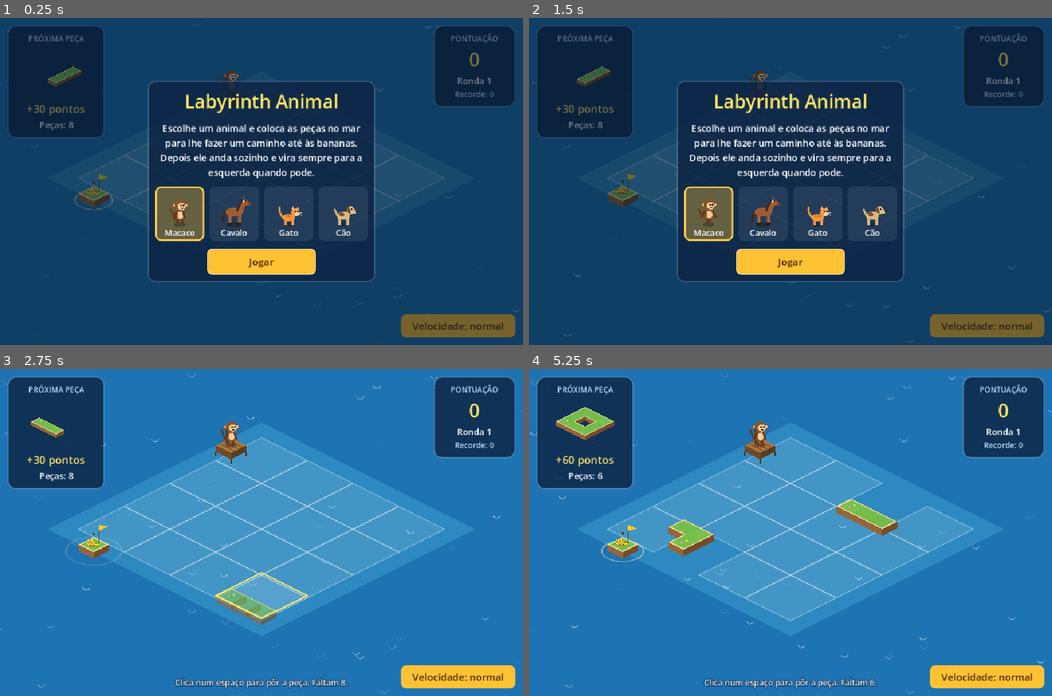
Above: before the commit, frames 1-4 (two rows, left to right).
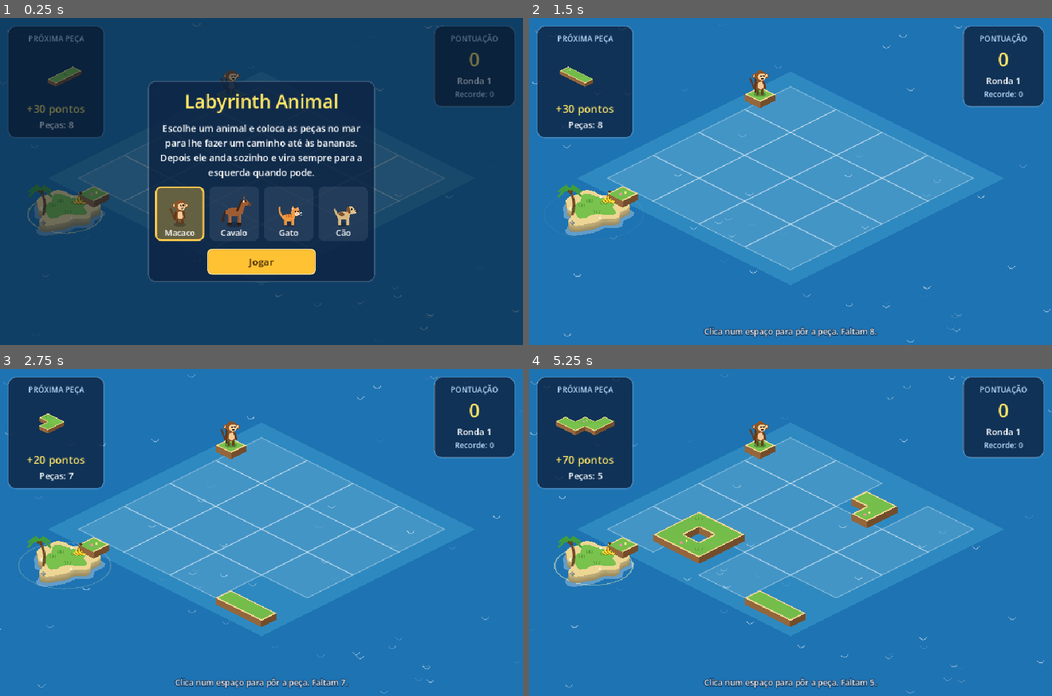
Above: after the commit, the same moments.

Repository: ribeirohugo/godot_games
Game: Godot game, scene res://scenes/main.tscn
Same seed, same stepped clock (60 frames per second), same inputs: the game is played once before the commit and once after it.
Inputs (mouse positions are in pixels of both pictures, inside the frame that each line leads up to):
- Up to frame 1 (0.25 s): no input
- Up to frame 2 (1.5 s): click "Velocidade: normal" (after the commit: "Jogar") at 0.5 s; click (989, 325) at 1.25 s, where only the run before the commit has a clickable "Velocidade: normal"
- Up to frame 3 (2.75 s): click (261, 610) at 2 s, where only the run before the commit has a clickable "Jogar"
- Up to frame 4 (5.25 s): click (989, 676) at 2.75 s, where only the run before the commit has a clickable "Velocidade: normal"; click (989, 676) at 3.5 s, where only the run before the commit has a clickable "Velocidade: rápida"; move the mouse to (905, 516) at 4.27 s; click (905, 516) at 4.42 s; move the mouse to (685, 548) at 5.02 s; click (685, 548) at 5.17 s

The runs differ from the first frame. In frame 1, 3.0% of the frame differs, in the area x 5-99%, y 47-98%; in frame 2, 100%, in the area x 0-100%, y 0-100%; in frame 3, 5.2%; in frame 4, 6.5%.

Commit message:
feat: add `labyrinth-animal` game

Diff:
--- a/labyrinth-animal/project.godot
+++ b/labyrinth-animal/project.godot
@@ -27,5 +27,5 @@
 
 [rendering]
 
+anti_aliasing/quality/msaa_2d=2
 environment/defaults/default_clear_color=Color(0.12, 0.45, 0.7, 1)
-anti_aliasing/quality/msaa_2d=2
--- a/labyrinth-animal/scripts/art.gd
+++ b/labyrinth-animal/scripts/art.gd
@@ -11,8 +11,6 @@
 const SAND := Color(0.93, 0.84, 0.58)
 const DIRT_LEFT := Color(0.58, 0.4, 0.23)
 const DIRT_RIGHT := Color(0.45, 0.3, 0.17)
-const WOOD := Color(0.66, 0.46, 0.26)
-const WOOD_DARK := Color(0.44, 0.29, 0.15)
 
 # Neighbour offsets, indexed by direction: 0 east (+x), 1 south (+y), 2 west (-x), 3 north (-y).
 const DIRS := [Vector2i(1, 0), Vector2i(0, 1), Vector2i(-1, 0), Vector2i(0, -1)]
@@ -71,22 +69,66 @@
 		ci.draw_circle(c + Vector2(5, -2), 1.8, _a(Color(1, 0.95, 0.5), alpha))
 
 
-## Wooden dock block, used for the start.
-static func draw_dock(ci: CanvasItem, c: Vector2) -> void:
-	var t := THICK
-	ci.draw_colored_polygon(PackedVector2Array([
-		c + Vector2(-HW, 0), c + Vector2(0, HH), c + Vector2(0, HH + t), c + Vector2(-HW, t)]), WOOD_DARK)
-	ci.draw_colored_polygon(PackedVector2Array([
-		c + Vector2(0, HH), c + Vector2(HW, 0), c + Vector2(HW, t), c + Vector2(0, HH + t)]), WOOD_DARK.darkened(0.2))
-	ci.draw_colored_polygon(_diamond(c, 1.0), WOOD)
-	for i in range(1, 4):
-		var f := i / 4.0
-		var a := c + Vector2(-HW, 0).lerp(Vector2(0, -HH), f)
-		var b := c + Vector2(0, HH).lerp(Vector2(HW, 0), f)
-		ci.draw_line(a, b, WOOD_DARK, 1.2)
-	# Posts sticking out of the water.
-	for p in [Vector2(-HW, t), Vector2(0, HH + t), Vector2(HW, t)]:
-		ci.draw_line(c + p, c + p + Vector2(0, 8), WOOD_DARK.darkened(0.3), 3.0)
+## Island outline: a wobbly ring of points around `c`. `radius` is in cells, `inward` points
+## back toward the board so the shore there stays full and meets the connector block.
+static func island_outline(c: Vector2, radius: float, inward: Vector2, shape_seed: int, scale: float = 1.0) -> PackedVector2Array:
+	var points := PackedVector2Array()
+	var phase := float(shape_seed % 97) * 0.37
+	var inward_angle := inward.angle()
+	var count := 40
+	for i in count:
+		var a := TAU * i / count
+		var wobble := 0.2 * sin(3.0 * a + phase) + 0.12 * sin(5.0 * a + phase * 1.7) + 0.07 * sin(8.0 * a + phase * 2.3)
+		var near := clampf(1.0 - absf(angle_difference(a, inward_angle)) / 1.0, 0.0, 1.0)
+		var r := lerpf(radius * (1.0 + wobble), radius * 1.08, near) * scale
+		points.append(c + cell_pos(Vector2(cos(a), sin(a)) * r))
+	return points
+
+
+## A natural-looking island: sandy sides, a sand beach and a grassy middle.
+static func draw_island(ci: CanvasItem, c: Vector2, radius: float, inward: Vector2, shape_seed: int) -> void:
+	var outline := island_outline(c, radius, inward, shape_seed)
+	ci.draw_colored_polygon(_shifted(island_outline(c, radius, inward, shape_seed, 1.12), Vector2(0, THICK + 3)),
+		Color(1, 1, 1, 0.3))  # foam
+	for i in range(int(THICK), 0, -2):
+		ci.draw_colored_polygon(_shifted(outline, Vector2(0, i)), SAND.darkened(0.15 + 0.2 * i / THICK))
+	ci.draw_colored_polygon(outline, SAND)
+	var grass := island_outline(c + Vector2(-2, -2), radius * 0.68, inward, shape_seed + 31)
+	ci.draw_colored_polygon(grass, GRASS)
+	for tuft in [Vector2(-22, -4), Vector2(18, -8), Vector2(6, 8), Vector2(-8, -12)]:
+		for i in 3:
+			var x := -4.0 + i * 4.0
+			ci.draw_line(c + tuft + Vector2(x, 2), c + tuft + Vector2(x * 1.4, -4), GRASS_DARK, 1.5)
+	# Shells and a couple of rocks on the beach.
+	var n := outline.size()
+	for k in [5, 17, 29]:
+		var p := c.lerp(outline[(k + shape_seed) % n], 0.85)
+		ci.draw_circle(p, 2.0, Color(1, 0.95, 0.9))
+	for k in [11, 34]:
+		var p := c.lerp(outline[(k + shape_seed) % n], 0.9)
+		ci.draw_circle(p, 4.0, Color(0.55, 0.55, 0.5))
+		ci.draw_circle(p + Vector2(-1, -1.5), 2.5, Color(0.68, 0.68, 0.62))
+
+
+static func draw_palm(ci: CanvasItem, base: Vector2, time: float) -> void:
+	var sway := sin(time * 1.5) * 1.5
+	var top := base + Vector2(-6 + sway, -46)
+	var trunk := PackedVector2Array()
+	for i in 9:
+		var t := i / 8.0
+		trunk.append(base.lerp(top, t) + Vector2(sin(t * PI) * 5.0, 0))
+	ci.draw_polyline(trunk, Color(0.45, 0.3, 0.16), 4.5, true)
+	for i in range(1, 8, 2):
+		var p := trunk[i]
+		ci.draw_line(p + Vector2(-2.5, 0), p + Vector2(2.5, 1), Color(0.35, 0.22, 0.1), 1.2)
+	var leaf := Color(0.25, 0.62, 0.22)
+	for a in [-160.0, -125.0, -55.0, -20.0, 20.0, 160.0]:
+		var ang := deg_to_rad(a) + sin(time * 2.0 + a) * 0.05
+		var tip := top + Vector2(cos(ang), sin(ang) * 0.6 + 0.35) * 22.0
+		var mid := top.lerp(tip, 0.5) + Vector2(0, -5)
+		ci.draw_polyline(PackedVector2Array([top, mid, tip]), leaf, 4.0, true)
+	ci.draw_circle(top + Vector2(-2, 3), 2.8, Color(0.4, 0.28, 0.12))
+	ci.draw_circle(top + Vector2(3, 3), 2.8, Color(0.4, 0.28, 0.12))
 
 
 static func draw_flag(ci: CanvasItem, base: Vector2, color: Color, time: float) -> void:
@@ -164,6 +206,13 @@
 	])
 
 
+static func _shifted(points: PackedVector2Array, offset: Vector2) -> PackedVector2Array:
+	var out := PackedVector2Array()
+	for p in points:
+		out.append(p + offset)
+	return out
+
+
 static func _diamond(c: Vector2, s: float) -> PackedVector2Array:
 	return PackedVector2Array([
 		c + Vector2(0, -HH * s), c + Vector2(HW * s, 0), c + Vector2(0, HH * s), c + Vector2(-HW * s, 0)])
--- a/labyrinth-animal/scripts/board_view.gd
+++ b/labyrinth-animal/scripts/board_view.gd
@@ -1,5 +1,5 @@
 extends Node2D
-## Draws the sea, the 4x4 building area, placed tiles, the start dock and the goal with food.
+## Draws the sea, the 4x4 building area, placed tiles, the start block and the goal island.
 ## Cell (0, 0) of the grid sits at this node's position.
 
 const Art := preload("res://scripts/art.gd")
@@ -7,6 +7,8 @@
 
 const DROP_TIME := 0.25
 const DROP_HEIGHT := 60.0
+const ISLAND_RADIUS := 1.4  # in cells
+const ISLAND_OFFSET := 0.9  # island centre, in cells beyond the cell where the food sits
 
 var main  # the game script; read-only access to its state
 var time := 0.0
@@ -45,6 +47,10 @@
 			draw_colored_polygon(outline.slice(0, 4), fill)
 			draw_polyline(outline, Color(1, 1, 1, 0.35), 1.5, true)
 
+	var island := Art.cell_pos(Vector2(main.island_cell) + _outward() * ISLAND_OFFSET)
+	_draw_goal_ring(island)
+	Art.draw_island(self, island, ISLAND_RADIUS, -_outward(), Art.hash_cell(main.island_cell))
+
 	# Cells back to front, so blocks nearer the viewer cover the ones behind.
 	for depth in range(-2, 27):
 		for x in range(-1, 14):
@@ -61,22 +67,18 @@
 
 	var start := Art.cell_pos(Vector2(main.START_CELL))
 	Art.draw_flag(self, start + Vector2(-8, -4), Color(0.9, 0.2, 0.25), time)
-	var goal := Art.cell_pos(Vector2(main.goal_cell))
+	Art.draw_palm(self, island + Art.cell_pos(_outward() * 0.9) + Vector2(-14, 0), time)
 	if main.phase != "won":
-		Art.draw_goal(self, goal, main.animal_kind, time)
-	Art.draw_flag(self, goal + Vector2(10, -2), Color(1.0, 0.8, 0.1), time)
+		Art.draw_goal(self, Art.cell_pos(Vector2(main.island_cell)) + Vector2(4, 4), main.animal_kind, time)
 
 
 func _draw_cell(cell: Vector2i) -> void:
 	var pos := Art.cell_pos(Vector2(cell))
-	if cell == main.START_CELL:
-		Art.draw_dock(self, pos)
-		return
+	if cell == main.island_cell:
+		return  # drawn as part of the island
 
 	var slot: int = main.slot_of(cell)
-	if cell == main.goal_cell:
-		_draw_goal_ring(pos)
-	elif slot < 0 or not main.land.has(cell):
+	if (slot < 0 and cell != main.goal_cell and cell != main.START_CELL) or not main.land.has(cell):
 		return
 
 	if slot >= 0 and drop_started.has(slot):
@@ -88,10 +90,16 @@
 	Art.draw_land(self, pos, shore, Art.hash_cell(cell, main.board[slot] if slot >= 0 else 99))
 
 
+## Grid direction pointing away from the board at the goal.
+func _outward() -> Vector2:
+	return Vector2(main.island_cell - main.goal_cell)
+
+
 func _draw_goal_ring(pos: Vector2) -> void:
 	var pulse := fmod(time, 1.6) / 1.6
+	var r := ISLAND_RADIUS * Art.HW * 1.41
 	draw_set_transform(pos + Vector2(0, Art.THICK), 0.0, Vector2(1, 0.5))
-	draw_arc(Vector2.ZERO, 30.0 + pulse * 30.0, 0, TAU, 32, Color(1, 1, 0.7, 0.6 * (1.0 - pulse)), 3.0)
+	draw_arc(Vector2.ZERO, r + 8.0 + pulse * 30.0, 0, TAU, 32, Color(1, 1, 0.7, 0.6 * (1.0 - pulse)), 3.0)
 	draw_set_transform(Vector2.ZERO)
 
 
--- a/labyrinth-animal/scripts/main.gd
+++ b/labyrinth-animal/scripts/main.gd
@@ -9,11 +9,11 @@
 const TilePreviewScript := preload("res://scripts/tile_preview.gd")
 const SfxScript := preload("res://scripts/sfx.gd")
 
-const START_CELL := Vector2i(-1, 1)  # dock left of the top-left slot's middle row
+const START_CELL := Vector2i(-1, 1)  # start block left of the top-left slot's middle row
 const TILES_PER_ROUND := 8
-const STEP_TIME := 0.34
+const STEP_TIME := 0.16
 const START_DELAY := 0.5
-const MAX_STEPS := 2000  # safety net; the wall-follower always ends at the goal or back at the dock
+const MAX_STEPS := 2000  # safety net; the wall-follower always ends at the goal or back at the start
 const ROUND_BONUS := 50
 const SAVE_PATH := "user://save.cfg"
 
@@ -25,7 +25,8 @@
 	{"name": "Cão", "who": "o cão", "food": "ao osso", "win": "Osso!"},
 ]
 
-# Goal docks outside the grid, grouped by how many tiles a shortest path needs.
+# Land cells just outside the grid that connect to the goal island, grouped by how many
+# tiles a shortest path needs. The island itself lies one cell further out.
 const GOALS := {
 	4: [Vector2i(1, 12), Vector2i(12, 1)],
 	5: [Vector2i(4, 12), Vector2i(12, 4)],
@@ -44,13 +45,13 @@
 var tiles_left := 0
 var phase := "title"  # title, build, walk, won, lost
 var hover_slot := -1
-var goal_cell := Vector2i(12, 1)
+var goal_cell := Vector2i(12, 1)  # connector block next to the grid
+var island_cell := Vector2i(13, 1)  # where the food is; reaching it wins
 var scored_slots := {}
 var score := 0
 var high_score := 0
 var round_num := 1
 var animal_kind := 0
-var fast := false
 var round_token := 0  # bumped every round so a walk left over from an old round stops
 
 var score_label: Label
@@ -60,7 +61,6 @@
 var points_label: Label
 var preview: Control
 var hint_label: Label
-var speed_button: Button
 var overlay: Control
 var overlay_title: Label
 var overlay_body: Label
@@ -119,6 +119,13 @@
 	return (cell.y / 3) * 4 + cell.x / 3
 
 
+## Uses `connector` as the goal connector and puts the island one cell further from the grid.
+func _set_goal(connector: Vector2i) -> void:
+	goal_cell = connector
+	island_cell = connector + (Vector2i(0, 1) if connector.y > 11 else Vector2i(1, 0))
+	land = {START_CELL: true, goal_cell: true, island_cell: true}
+
+
 func slot_cell(slot: int) -> Vector2i:
 	return Vector2i((slot % 4) * 3, (slot / 4) * 3)
 
@@ -149,8 +156,7 @@
 	board_view.clear_drops()
 
 	var options: Array = GOALS[mini(3 + round_num, 7)]
-	goal_cell = options[randi() % options.size()]
-	land = {START_CELL: true, goal_cell: true}
+	_set_goal(options[randi() % options.size()])
 
 	deck = range(1, Tiles.count() + 1)
 	deck.shuffle()
@@ -205,37 +211,33 @@
 				break
 
 		if next_dir < 0:
-			# Only happens on the dock when the first cell is water.
+			# Only happens on the start block when the first cell is water.
 			sfx.play("jump")
-			await animal.fall_to(Art.cell_pos(Vector2(pos + Art.DIRS[dir])), _step_time() * 1.5)
+			await animal.fall_to(Art.cell_pos(Vector2(pos + Art.DIRS[dir])), STEP_TIME * 1.5)
 			if token != round_token:
 				return
 			sfx.play("splash")
 			await get_tree().create_timer(0.8).timeout
 			if token == round_token:
-				_lose("Splash!", "%s saltou para a água: não havia terra à frente do cais." % _who(true))
+				_lose("Splash!", "%s saltou para a água: não havia terra à frente." % _who(true))
 			return
 
 		dir = next_dir
 		pos += Art.DIRS[dir]
-		await animal.step_to(Art.cell_pos(Vector2(pos)), dir, _step_time())
+		await animal.step_to(Art.cell_pos(Vector2(pos)), dir, STEP_TIME)
 		if token != round_token:
 			return
 		sfx.play("step")
 		_score_cell(pos)
 
-		if pos == goal_cell:
+		if pos == island_cell:
 			_win()
 			return
 		if pos == START_CELL:
-			_lose("Sem saída!", "%s não encontrou caminho até %s e voltou ao cais." % [_who(true), ANIMALS[animal_kind].food])
+			_lose("Sem saída!", "%s não encontrou caminho até %s e voltou ao início." % [_who(true), ANIMALS[animal_kind].food])
 			return
 
 	_lose("Perdido!", "%s andou às voltas sem chegar %s." % [_who(true), ANIMALS[animal_kind].food])
-
-
-func _step_time() -> float:
-	return STEP_TIME * (0.45 if fast else 1.0)
 
 
 func _score_cell(cell: Vector2i) -> void:
@@ -264,7 +266,7 @@
 	if token != round_token:
 		return
 	_show_overlay(ANIMALS[animal_kind].win,
-		"%s chegou ao outro cais.\nBónus da ronda: +%d\nPontuação: %d" % [_who(true), bonus, score],
+		"%s chegou à ilha.\nBónus da ronda: +%d\nPontuação: %d" % [_who(true), bonus, score],
 		"Ronda %d" % (round_num + 1), _next_round)
 
 
@@ -347,19 +349,6 @@
 	hint_label.add_theme_color_override("font_outline_color", Color(0.05, 0.2, 0.35))
 	hint_label.add_theme_constant_override("outline_size", 5)
 	root.add_child(hint_label)
-
-	speed_button = Button.new()
-	speed_button.text = "Velocidade: normal"
-	speed_button.custom_minimum_size = Vector2(210, 0)
-	speed_button.focus_mode = Control.FOCUS_NONE
-	speed_button.pressed.connect(func() -> void:
-		fast = not fast
-		sfx.play("click")
-		_update_hud())
-	root.add_child(speed_button)
-	speed_button.grow_horizontal = Control.GROW_DIRECTION_BEGIN
-	speed_button.grow_vertical = Control.GROW_DIRECTION_BEGIN
-	speed_button.set_anchors_and_offsets_preset(Control.PRESET_BOTTOM_RIGHT, Control.PRESET_MODE_MINSIZE, 14)
 
 	# Message box for the title, win and game-over screens.
 	overlay = ColorRect.new()
@@ -482,7 +471,6 @@
 	score_label.text = str(score)
 	round_label.text = "Ronda %d" % round_num
 	best_label.text = "Recorde: %d" % maxi(high_score, score)
-	speed_button.text = "Velocidade: rápida" if fast else "Velocidade: normal"
 	match phase:
 		"build":
 			hint_label.text = "Clica num espaço para pôr a peça. Faltam %d." % tiles_left
